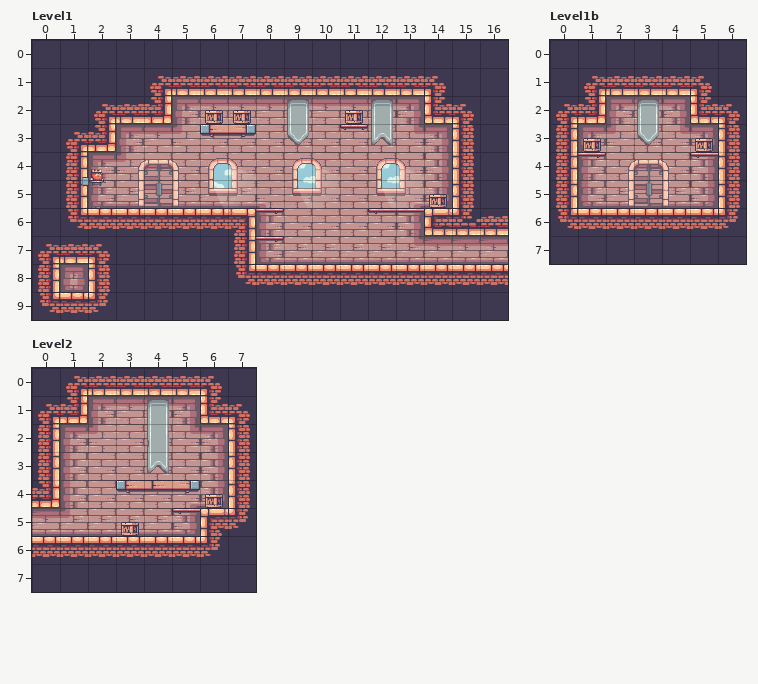
LDtk project, stored at LDtkMonogame.Examples/Assets/LDtkMonogameExample.ldtk. Above, as it was before the edit.
Cells are 32x32 px. Shown: Level1 x 0..16, y 0..9; Level1b x 0..6, y 0..7; Level2 x 0..7, y 0..7. The commit also changed other parts of the map, which this record leaves out.
New version:
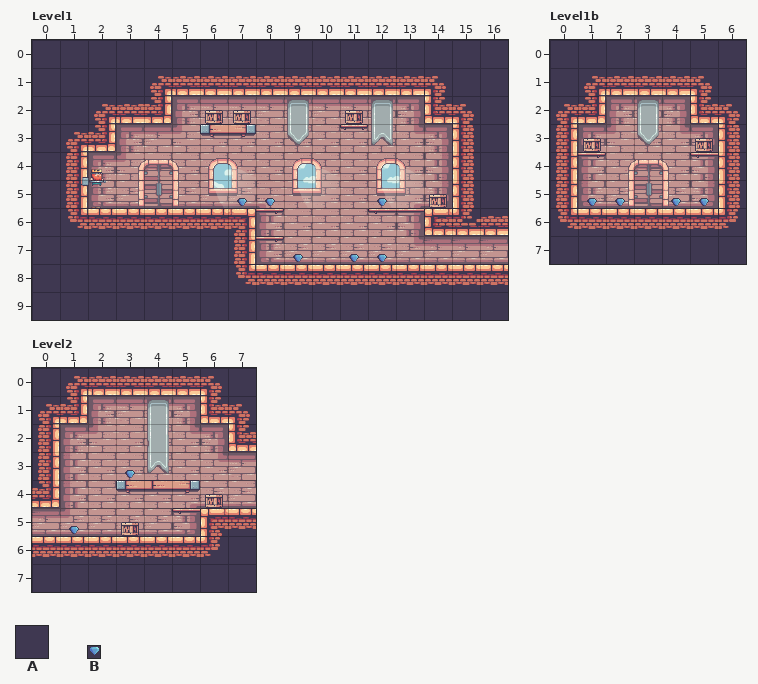
Key: from "Collisions": A 1 "Wall"; from "Diamond": B sheet position 0,0.
_ is an empty cell.
Objects are placed by their top-left corner, in cells (3,4 is the top-left corner of cell 3,4); size is 1x1 cell unless given.
The exact change:
Layer "Collisions", Level1:
The edit adds tile A in row 8 at x 1.
Layer "Entities", Level1:
A new object: B "Diamond" at 8.3,5.6 size 0.4x0.4.
A new object: B "Diamond" at 7.3,5.6 size 0.4x0.4.
A new object: B "Diamond" at 12.3,5.6 size 0.4x0.4.
A new object: B "Diamond" at 12.3,7.6 size 0.4x0.4.
A new object: B "Diamond" at 11.3,7.6 size 0.4x0.4.
A new object: B "Diamond" at 9.3,7.6 size 0.4x0.4.
Layer "Entities", Level1b:
A new object: B "Diamond" at 1.3,5.6 size 0.4x0.4.
A new object: B "Diamond" at 4.3,5.6 size 0.4x0.4.
A new object: B "Diamond" at 5.3,5.6 size 0.4x0.4.
A new object: B "Diamond" at 2.3,5.6 size 0.4x0.4.
Layer "Collisions", Level2:
Tile A is removed in rows 3 to 4 at x 7.
Layer "Entities", Level2:
A new object: B "Diamond" at 1.3,5.6 size 0.4x0.4.
A new object: B "Diamond" at 3.3,3.6 size 0.4x0.4.
